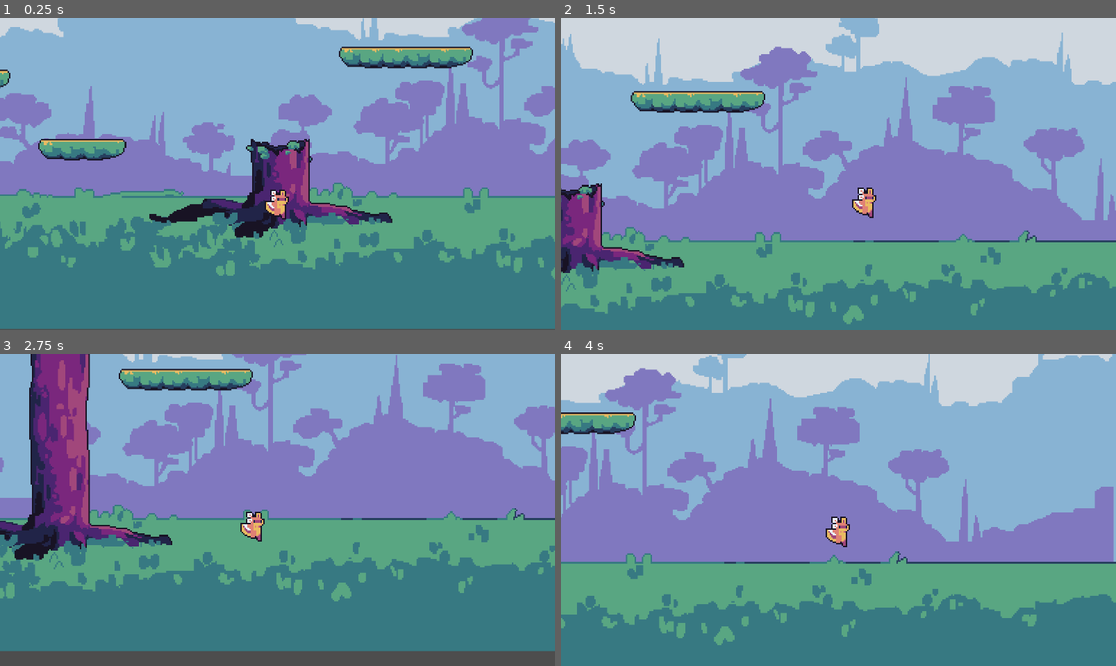
Above: before the commit, frames 1-4 (two rows, left to right).
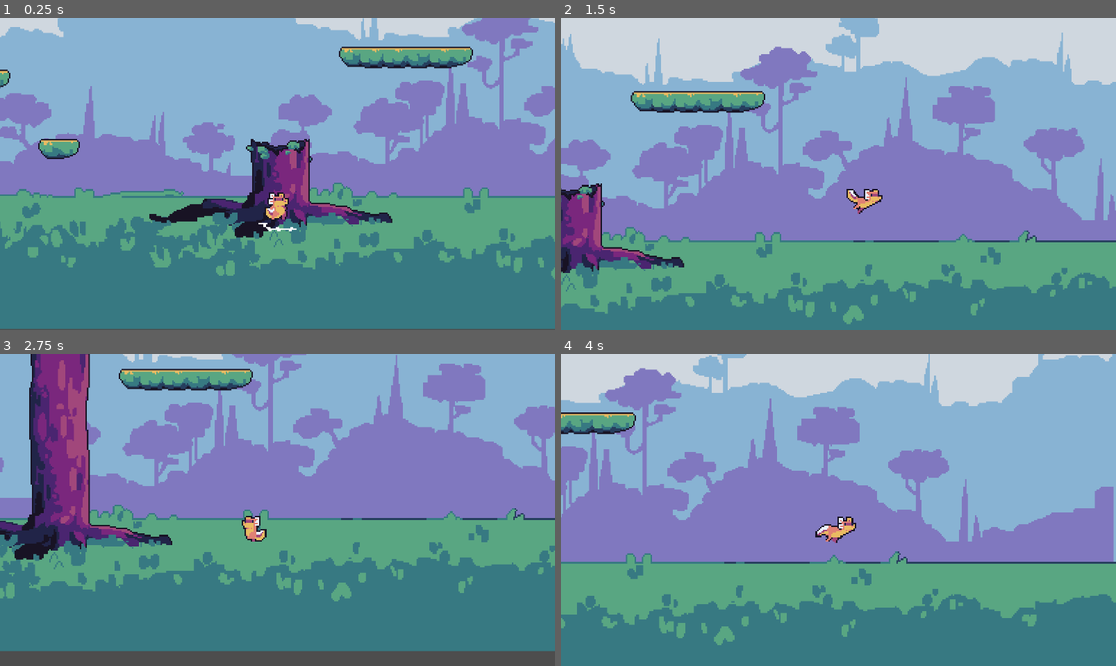
Above: after the commit, the same moments.

Repository: desultisoft/GekoPlatformer
Game: Godot game, scene res://Scenes/Level1/level_1.tscn
The game is run twice, just before and just after one commit, with the same random seed, the same clock (stepped at 60 frames per second) and the same inputs.
Inputs:
- Up to frame 1 (0.25 s): no input
- Up to frame 2 (1.5 s): tap Enter (ui_accept) at 0.5, 0.77 s; hold Right (ui_right) from 0.53 s (still down)
- Up to frame 3 (2.75 s): tap Enter (ui_accept) at 1.52 s; release Right (ui_right) at 2.03 s; hold Left (ui_left) from 2.03 s (still down)
- Up to frame 4 (4 s): release Left (ui_left) at 2.78 s; hold Right (ui_right) from 2.78 s (still down); tap Enter (ui_accept) at 3.02, 3.77 s

The runs differ from the first frame. In frame 1, 0.9% of the frame differs, in the area x 10-54%, y 38-69%; in frame 2, 0.4%; in frame 3, 0.3%; in frame 4, 0.4%.

Commit message:
Glide Added- Fully cleaned up

Diff:
--- a/Scenes/Level1/level_1.tscn
+++ b/Scenes/Level1/level_1.tscn
@@ -1,8 +1,7 @@
-[gd_scene load_steps=9 format=3 uid="uid://br1a4fo46yske"]
+[gd_scene load_steps=8 format=3 uid="uid://br1a4fo46yske"]
 
 [ext_resource type="PackedScene" uid="uid://gwrj27qy6rdu" path="res://Scenes/Player/player.tscn" id="1_j5121"]
 [ext_resource type="Texture2D" uid="uid://c5wnf0hlgut3n" path="res://Art/BackgroundLayers.png" id="2_ryibd"]
-[ext_resource type="Script" path="res://Scenes/Player/player.gd" id="2_wfsor"]
 [ext_resource type="PackedScene" uid="uid://ceqd5v8gph6hm" path="res://Scenes/Tree/tree.tscn" id="3_m07je"]
 [ext_resource type="Texture2D" uid="uid://ds64y7vmc0wa4" path="res://Art/Background.png" id="4_e4fcw"]
 
@@ -98,7 +97,7 @@
 
 [node name="Player" parent="." instance=ExtResource("1_j5121")]
 position = Vector2(7.67883, -47.3021)
-script = ExtResource("2_wfsor")
+collision_mask = 6
 
 [node name="Camera2D" type="Camera2D" parent="Player"]
 position = Vector2(0, -19.0194)
@@ -111,6 +110,8 @@
 
 [node name="Ground" type="StaticBody2D" parent="Barriers"]
 position = Vector2(0, 209.339)
+collision_layer = 4
+collision_mask = 0
 
 [node name="Ground" type="CollisionShape2D" parent="Barriers/Ground"]
 position = Vector2(-0.00492859, -7.33907)
@@ -118,6 +119,8 @@
 
 [node name="LeftWall" type="StaticBody2D" parent="Barriers"]
 position = Vector2(-277.499, 2.83154)
+collision_layer = 4
+collision_mask = 0
 
 [node name="CollisionShape2D" type="CollisionShape2D" parent="Barriers/LeftWall"]
 position = Vector2(0, -564.163)
@@ -125,6 +128,8 @@
 
 [node name="RightWall" type="StaticBody2D" parent="Barriers"]
 position = Vector2(299.208, -538.952)
+collision_layer = 4
+collision_mask = 0
 
 [node name="CollisionShape2D" type="CollisionShape2D" parent="Barriers/RightWall"]
 shape = SubResource("RectangleShape2D_kj0cy")
--- a/Scenes/Player/player.gd
+++ b/Scenes/Player/player.gd
@@ -17,35 +17,43 @@
 var x_boost = 0
 var state = "idle"
 var saved_jump = false
-var coyote_save = false
+var coyote_save = "ground"
 var can_glide = false
 var facing = 1
 
 
 func _physics_process(delta):
+	var above_something = false
+	for body in $Area2D.get_overlapping_bodies():
+		if body.name == "Ground" or body.name== "Branches":
+			above_something = true
+
+	if is_on_floor():
+		coyote_save = "ground"
+	elif coyote_save == "ground":
+		coyote_time_handler()
 
 	if Input.is_action_just_pressed("ui_accept"):
 		saved_jump_time_handler()
 
 	# Handle jumping and gliding
-	if saved_jump and (is_on_floor() or coyote_save):
+	# Is on the ground or in coyote time
+	if saved_jump and (is_on_floor() or coyote_save =="open"):
 		velocity.y = jump_power
 		saved_jump = false
-		coyote_save = false
-	elif saved_jump and can_glide and not is_on_floor():
+		coyote_save = "closed"
+	# In the air
+	elif saved_jump and can_glide and not above_something:
 		velocity.y = 0
 		gravity = glide_gravity
 		x_boost = glide_boost
-		glide_time_handler()
+		can_glide = false
 		saved_jump = false
+	# Reseting gravity and boost regarless if gliding
 	elif saved_jump and not is_on_floor():
 		gravity = default_gravity
 		x_boost = 0
-		saved_jump
 
-
-
-	# Up/Down movement
 	if is_on_floor():
 		can_glide = true
 		x_boost = 0
@@ -62,56 +70,58 @@
 	else:
 		velocity.x = lerp(velocity.x, 0.0, 0.2)+ x_boost*facing
 
+	move_and_slide()
+
+	# Set image facing
+	if velocity.x > 0:
+		$AnimatedSprite2D.flip_h = false
+	elif velocity.x < 0:
+		$AnimatedSprite2D.flip_h = true
+
+	# Set state
+	if direction == 0 and is_on_floor():
+		state = handle_state_change(state, "idle")
+	elif is_on_floor():
+		state = handle_state_change(state, "walking")
+	elif not is_on_floor() and gravity < default_gravity:
+		state = handle_state_change(state, "gliding")
+	elif not is_on_floor() and velocity.y <= 0:
+		state = handle_state_change(state, "jumping")
+	elif not is_on_floor():
+		state = handle_state_change(state, "falling")
 
 
-	print(can_glide)
-	move_and_slide()
+func handle_state_change(old_state, new_state):
+	var was_grounded = (old_state == "idle" or old_state == "walking")
+	var is_grounded = (new_state == "idle" or new_state == "walking")
+	var was_in_air = (old_state == "falling" or old_state=="gliding")
+	if was_grounded and new_state == "jumping":
+		$AnimatedSprite2D.play("Jump")
+		play_effect(jump_effect)
+	if is_grounded and was_in_air:
+		play_effect(land_effect)
+	if new_state == "falling":
+		$AnimatedSprite2D.play("Fall")
+	if new_state == "idle":
+		$AnimatedSprite2D.play("Idle")
+	if new_state == "walking":
+		$AnimatedSprite2D.play("Walking")
+	if new_state == "gliding":
+		$AnimatedSprite2D.play("Glide")
+	return new_state
 
-
-#	# Set state
-#	if direction == 0 and is_on_floor():
-#		state = handle_state_change(state, "idle")
-#	elif is_on_floor():
-#		state = handle_state_change(state, "walking")
-#	elif not is_on_floor() and velocity.y <= 0:
-#		state = handle_state_change(state, "jumping")
-#	elif not is_on_floor():
-#		state = handle_state_change(state, "falling")
-#
-#	# Set image facing
-#	if velocity.x > 0:
-#		$AnimatedSprite2D.flip_h = false
-#	elif velocity.x < 0:
-#		$AnimatedSprite2D.flip_h = true
-
-
-
-
-#func handle_state_change(old_state, new_state):
-#	var was_grounded = (old_state == "idle" or old_state == "walking")
-#	var is_grounded = (new_state == "idle" or new_state == "walking")
-#	if was_grounded and new_state == "jumping":
-#	if old_state == "falling" and is_grounded:
-#
-#	return new_state
-
-func dust_thing():
-	var dust = land_effect.instantiate()
+func play_effect(effect):
+	var dust = effect.instantiate()
 	get_parent().get_parent().add_child(dust)
 	dust.global_position = global_position
 	dust.flip_h = !$AnimatedSprite2D.flip_h
 
 func coyote_time_handler():
-	coyote_save = true
+	coyote_save = "open"
 	await get_tree().create_timer(coyote_time).timeout
-	coyote_save = false
+	coyote_save = "closed"
 
 func saved_jump_time_handler():
 	saved_jump = true
 	await get_tree().create_timer(jump_time).timeout
 	saved_jump = false
-
-func glide_time_handler():
-	can_glide = false
-	await get_tree().create_timer(glide_time).timeout
-	can_glide = true
--- a/Scenes/Player/player.tscn
+++ b/Scenes/Player/player.tscn
@@ -1,6 +1,7 @@
-[gd_scene load_steps=19 format=3 uid="uid://gwrj27qy6rdu"]
+[gd_scene load_steps=20 format=3 uid="uid://gwrj27qy6rdu"]
 
 [ext_resource type="Texture2D" uid="uid://7kbltkubv6yq" path="res://Art/Player-Sheet.png" id="1_1a360"]
+[ext_resource type="Script" path="res://Scenes/Player/player.gd" id="1_ig3ne"]
 [ext_resource type="Texture2D" uid="uid://jnyfau63t2fa" path="res://Art/flyingGek-Sheet.png" id="2_v6q32"]
 
 [sub_resource type="AtlasTexture" id="AtlasTexture_t7rdd"]
@@ -132,10 +133,10 @@
 height = 14.0
 
 [sub_resource type="CapsuleShape2D" id="CapsuleShape2D_sw437"]
-radius = 12.0
-height = 44.0
+height = 36.0
 
 [node name="Player" type="CharacterBody2D"]
+script = ExtResource("1_ig3ne")
 
 [node name="AnimatedSprite2D" type="AnimatedSprite2D" parent="."]
 position = Vector2(0, -9)
@@ -147,6 +148,8 @@
 shape = SubResource("CapsuleShape2D_32iuo")
 
 [node name="Area2D" type="Area2D" parent="."]
+collision_mask = 6
 
 [node name="CollisionShape2D" type="CollisionShape2D" parent="Area2D"]
+position = Vector2(0, 6)
 shape = SubResource("CapsuleShape2D_sw437")
--- a/Scenes/Tree/tree.tscn
+++ b/Scenes/Tree/tree.tscn
@@ -350,7 +350,8 @@
 4:3/0/terrains_peering_bit/left_side = 0
 
 [sub_resource type="TileSet" id="TileSet_sqop1"]
-physics_layer_0/collision_layer = 1
+physics_layer_0/collision_layer = 2
+physics_layer_0/collision_mask = 0
 terrain_set_0/mode = 0
 terrain_set_0/terrain_0/name = "Branches"
 terrain_set_0/terrain_0/color = Color(0.894118, 0.611765, 0.447059, 1)
@@ -369,7 +370,7 @@
 tile_set = SubResource("TileSet_sqop1")
 format = 2
 layer_0/name = "Branches"
-layer_0/tile_data = PackedInt32Array(-327700, 0, 0, -327699, …(133 unchanged characters)… 92, 196608, 0, -131082, 0, 0, -131081, 131072, 0, -131080, 131072, 0, -131079, 196608, 0, -589830, 0, 0, -589829, 131072 …(1391 unchanged characters)…
+layer_0/tile_data = PackedInt32Array(-327700, 0, 0, -327699, …(133 unchanged characters)… 92, 196608, 0, -131082, 0, 0, -131081, 196608, 0, -589830, 0, 0, -589829, 131072 …(1391 unchanged characters)…
 layer_1/name = "Leaves"
 layer_1/enabled = true
 layer_1/modulate = Color(1, 1, 1, 1)
--- a/project.godot
+++ b/project.godot
@@ -22,6 +22,12 @@
 window/size/window_width_override=1920
 window/size/window_height_override=1080
 
+[layer_names]
+
+2d_physics/layer_1="Player"
+2d_physics/layer_2="Platform"
+2d_physics/layer_3="Ground"
+
 [rendering]
 
 textures/canvas_textures/default_texture_filter=0
